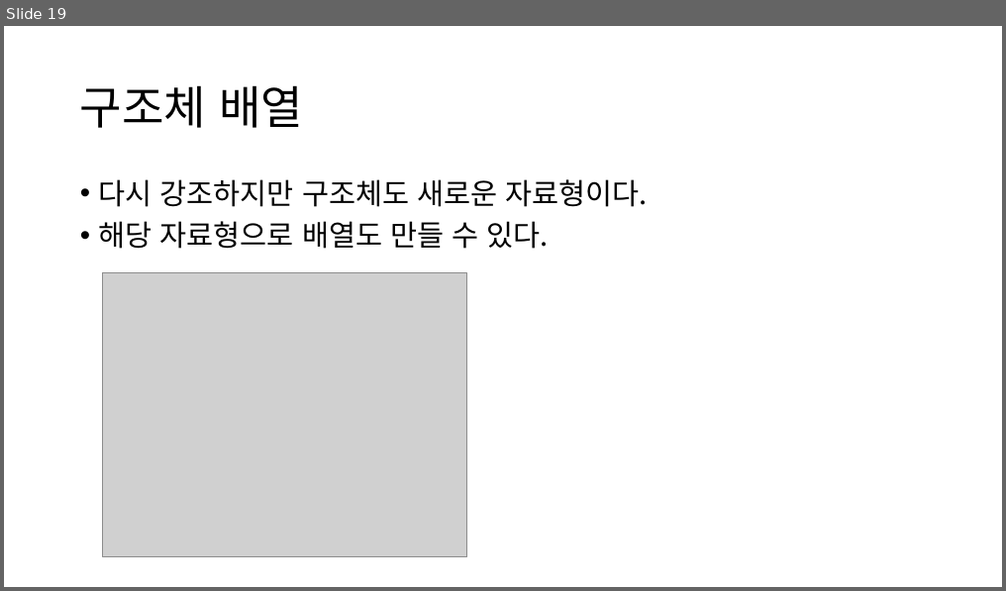
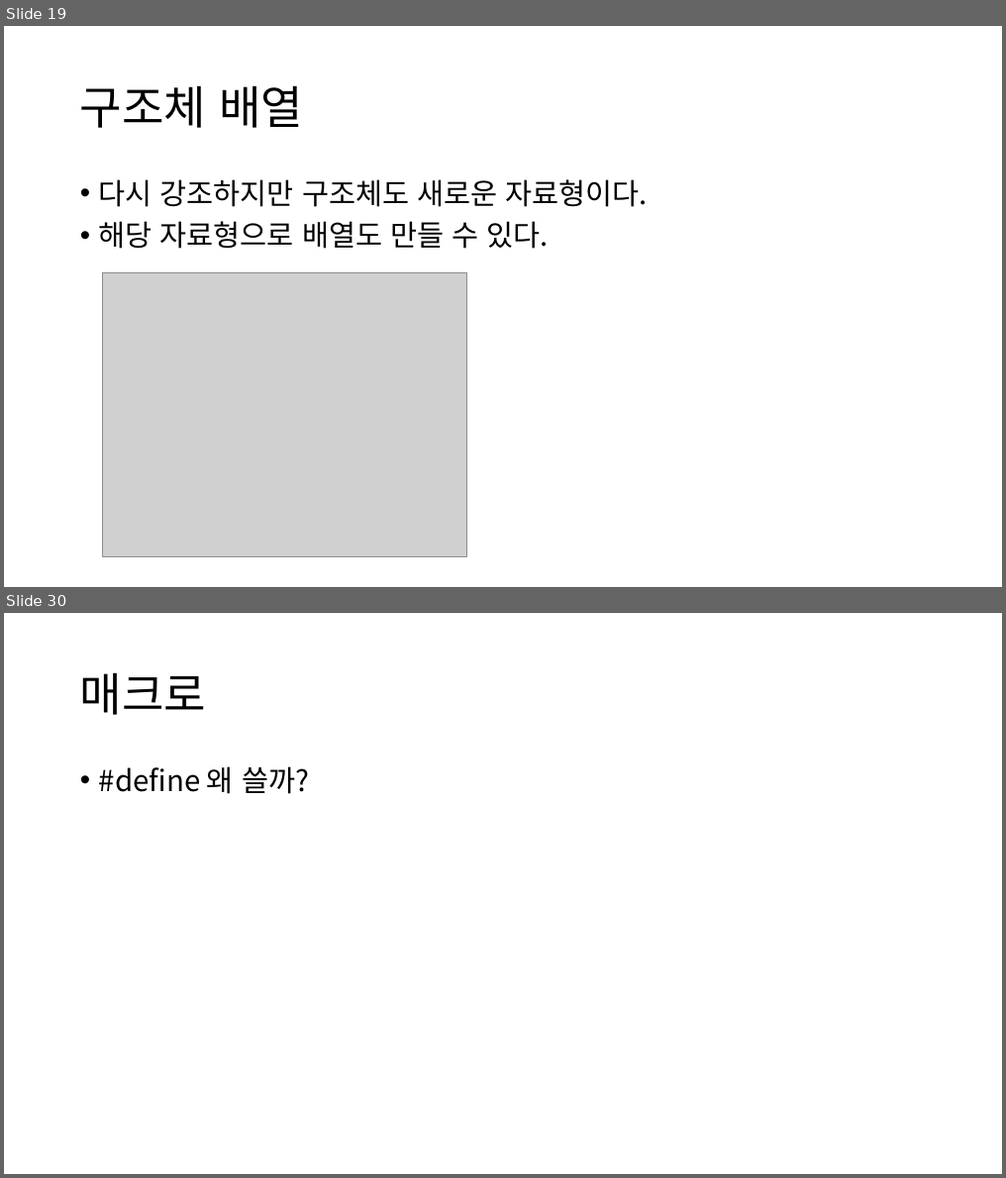
Before and after one commit to JJhuk/2020-SMUtutoring, a slide deck: 튜터링 6주차.pptx. Shown one above the other, each under a label of ours: slide 19 before the commit, slides 19 and 30 after it; the slides between them are not shown. The pictures are 1006x591 and 1006x1178 pixels, drawn with LibreOffice and Linux fonts; fonts in the diff are those of the drawing; grey boxes stand for pictures. Boxes give left, top, right and bottom in pixels: in the first picture for what was removed or moved away, otherwise in the second. Text is boxed around its words. In the diff, an @@ line names an element or a change of style, - is before the commit and + after.

```diff
--- a/튜터링 6주차.pptx
+++ b/튜터링 6주차.pptx
@@ slide 30 added at bbox=[4, 613, 1002, 1174], background #FFFFFF @@
@@ title added at bbox=[80, 672, 206, 715], 44 pt, text #000000 @@
+매크로
@@ text added at bbox=[99, 766, 309, 794], 28 pt, text #000000 @@
+• #define 왜 쓸까?
```
Also in this commit, not shown: 1 slide changed, 10 other slides added.
